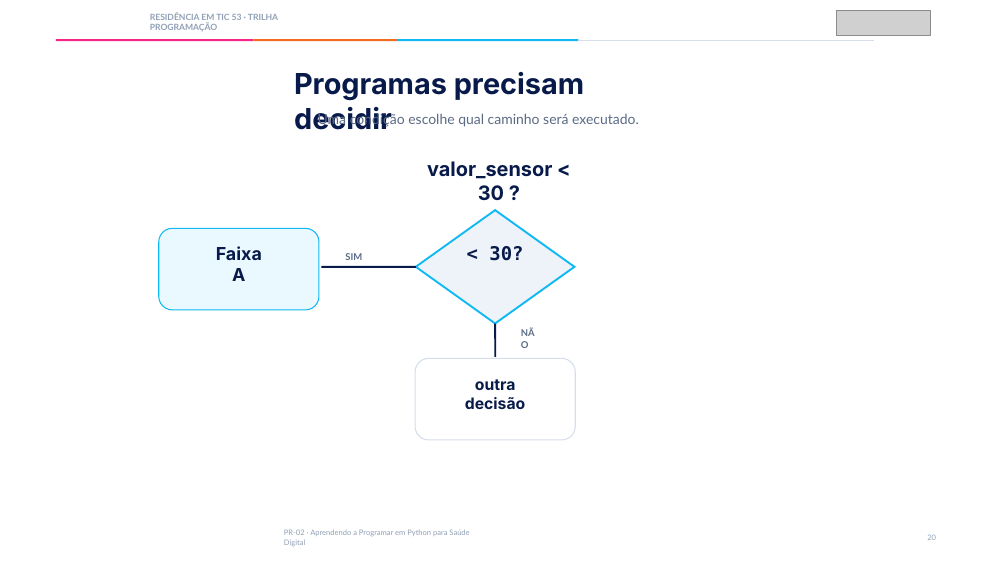
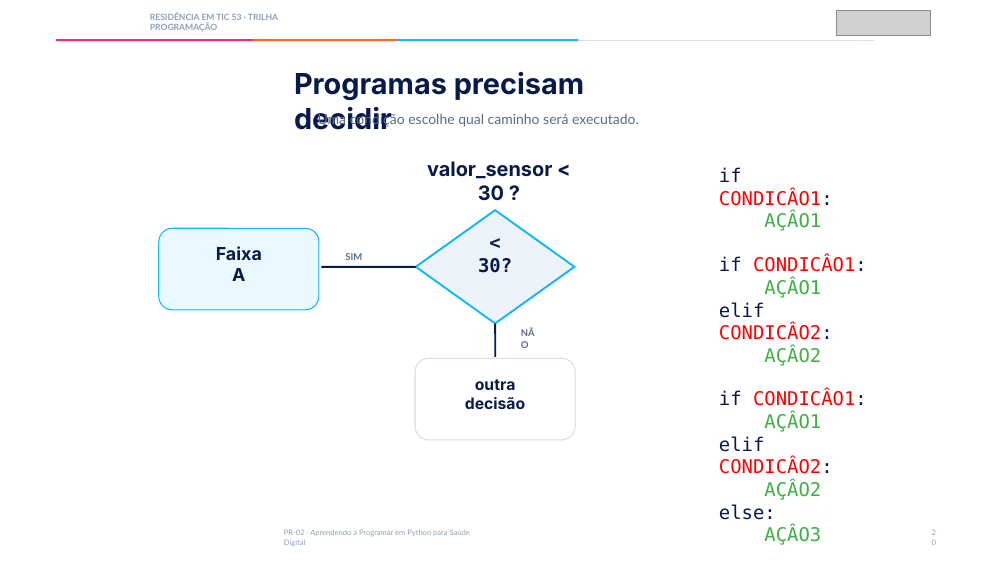
Before and after one commit to Ocean-TIC53/Ocean-TIC53_Trilha-Programacao, a slide deck: slide 21 of PR02_Aprendendo_Programar_Python_Saude_Digital/PR02_Aprendendo_Programar_Python_Saude_Digital_Slides.pptx (slide 20 before the commit). Drawn at 1008x567 pixels with LibreOffice and Linux fonts; fonts in the diff are those of the drawing; grey boxes stand for pictures. Boxes give left, top, right and bottom in pixels: in the first picture for what was removed or moved away, otherwise in the second. Text is boxed around its words. In the diff, an @@ line names an element or a change of style, - is before the commit and + after.

```diff
--- a/PR02_Aprendendo_Programar_Python_Saude_Digital/PR02_Aprendendo_Programar_Python_Saude_Digital_Slides.pptx
+++ b/PR02_Aprendendo_Programar_Python_Saude_Digital/PR02_Aprendendo_Programar_Python_Saude_Digital_Slides.pptx
@@ text added at bbox=[719, 167, 833, 231], 18 pt, text #FF0000 @@
+if CONDICÂO1:
+AÇÂO1
@@ text added at bbox=[719, 256, 867, 366], 18 pt, text #FF0000 @@
+if CONDICÂO1:
+AÇÂO1
+elif CONDICÂO2:
+AÇÂO2
@@ text added at bbox=[719, 390, 867, 545], 18 pt, text #FF0000 @@
+if CONDICÂO1:
+AÇÂO1
+elif CONDICÂO2:
+AÇÂO2
+else:
+AÇÂO3
```
Also in this commit, not shown: 17 other slides changed, 2 slides added, 1 other file.
